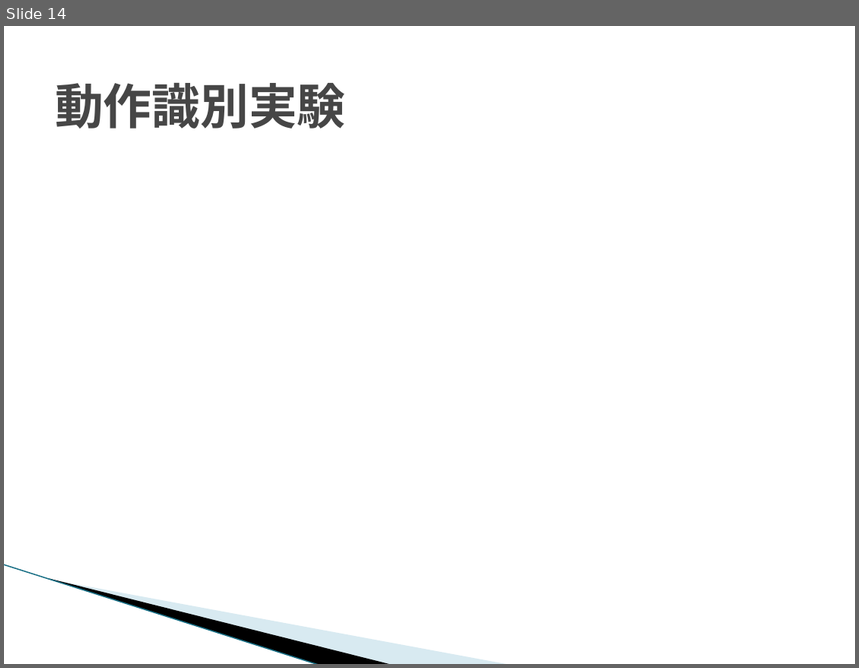
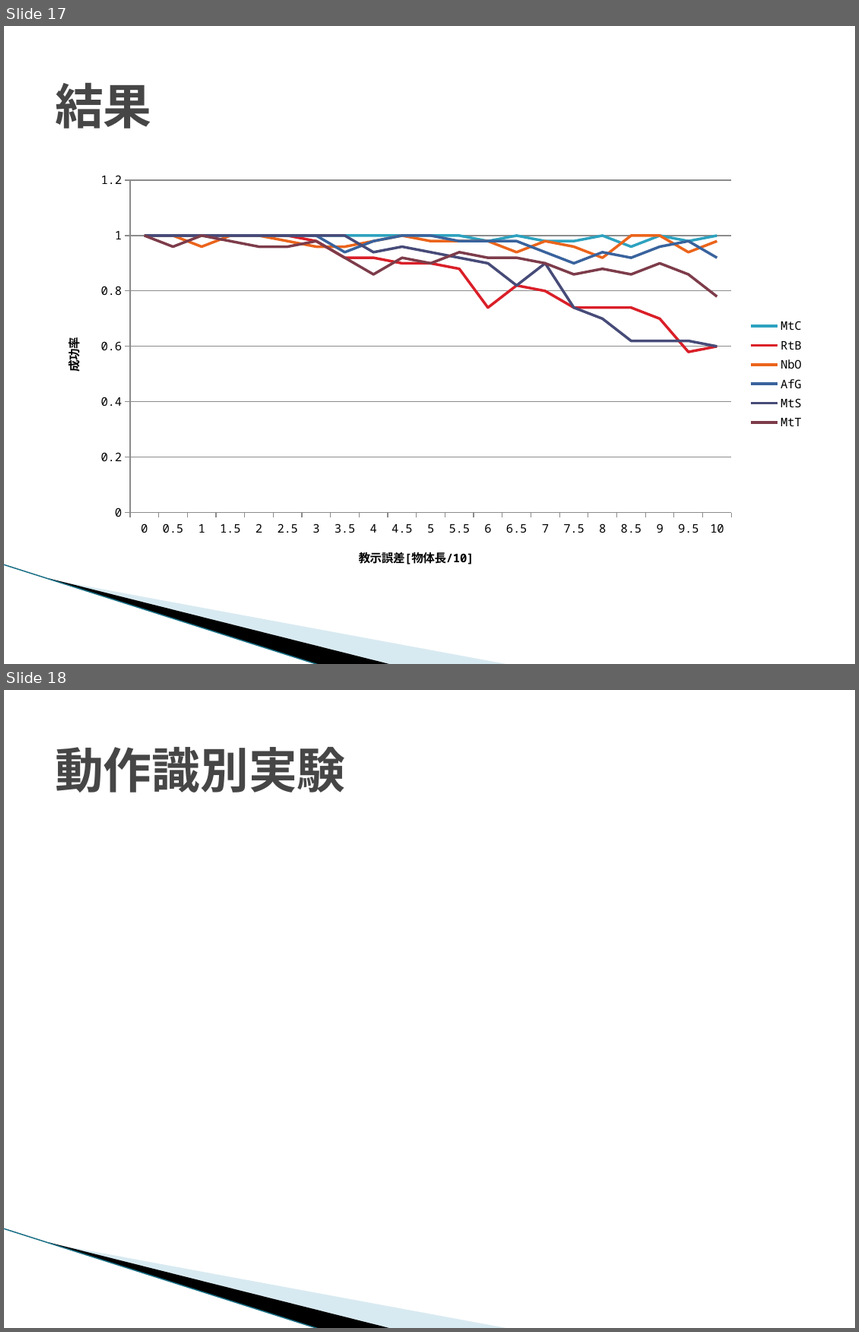
Before and after one commit to TetsuyaKomota/GitforEclipseTest, a slide deck: IntentionLearning/memo/人の教示動作からの.pptx. Shown one above the other, each under a label of ours: slide 14 before the commit, slides 17 and 18 after it. The pictures are 859x668 and 859x1332 pixels, drawn with LibreOffice and Linux fonts; fonts in the diff are those of the drawing; background and template pictures are left out. Boxes give left, top, right and bottom in pixels: in the first picture for what was removed or moved away, otherwise in the second. Text is boxed around its words. In the diff, an @@ line names an element or a change of style, - is before the commit and + after.

```diff
--- a/IntentionLearning/memo/人の教示動作からの.pptx
+++ b/IntentionLearning/memo/人の教示動作からの.pptx
@@ slide 17 added at [4,26,855,664], background #FFFFFF; not listed: 3 template elements that a slide beside it also shows @@
@@ title added at [55,83,152,129], 41 pt, text #464646, bold @@
+結果
@@ line chart added at [47,164,813,585] @@
+categories: 0, 0.5, 1, 1.5, 2, 2.5, 3, 3.5, 4, 4.5, 5, 5.5, 6, 6.5, 7, 7.5, 8, 8.5, 9, 9.5, 10
+MtC: 1, 1, 1, 1, 1, 1, 1, 1, 1, 1, 1, 1, 0.98, 1, 0.98, 0.98, 1, 0.96, 1, 0.98, 1
+RtB: 1, 1, 1, 1, 1, 1, 0.98, 0.92, 0.92, 0.9, 0.9, 0.88, 0.74, 0.82, 0.8, 0.74, 0.74, 0.74, 0.7, 0.58, 0.6
+NbO: 1, 1, 0.96, 1, 1, 0.98, 0.96, 0.96, 0.98, 1, 0.98, 0.98, 0.98, 0.94, 0.98, 0.96, 0.92, 1, 1, 0.94, 0.98
+AfG: 1, 1, 1, 1, 1, 1, 1, 0.94, 0.98, 1, 1, 0.98, 0.98, 0.98, 0.94, 0.9, 0.94, 0.92, 0.96, 0.98, 0.92
+MtS: 1, 1, 1, 1, 1, 1, 1, 1, 0.94, 0.96, 0.94, 0.92, 0.9, 0.82, 0.9, 0.74, 0.7, 0.62, 0.62, 0.62, 0.6
+MtT: 1, 0.96, 1, 0.98, 0.96, 0.96, 0.98, 0.92, 0.86, 0.92, 0.9, 0.94, 0.92, 0.92, 0.9, 0.86, 0.88, 0.86, 0.9, 0.86, 0.78
@@ what was slide 14 is now slide 18 @@
```
Also in this commit, not shown: 8 slides changed, 3 other slides added, 3 other files.
